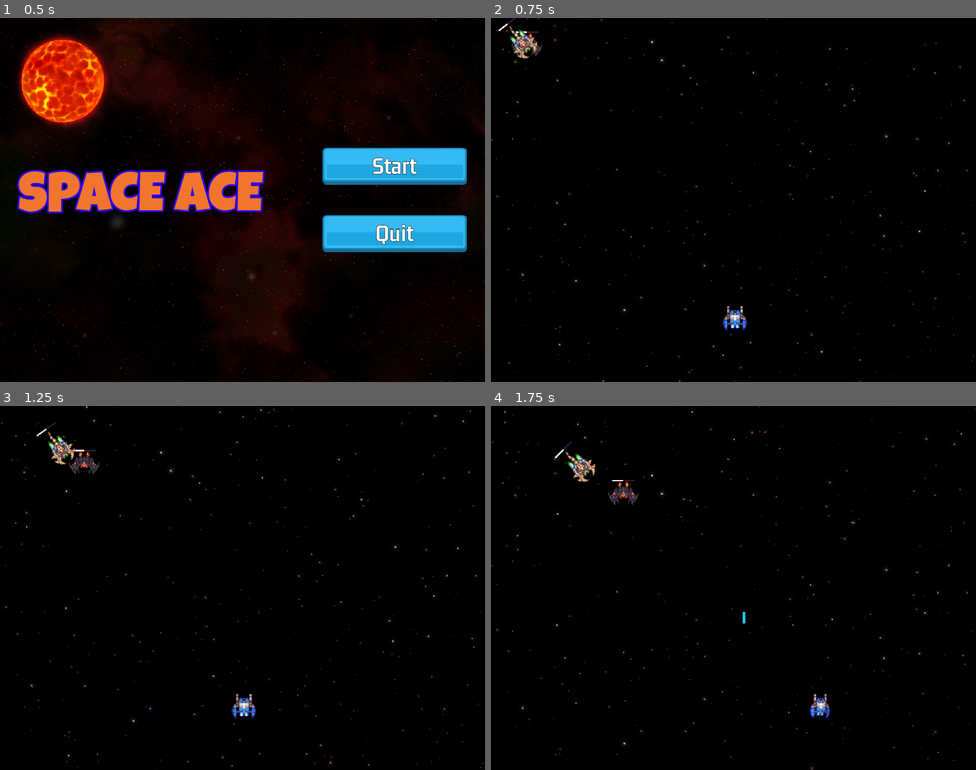
Above: before the commit, frames 1-4 (two rows, left to right).
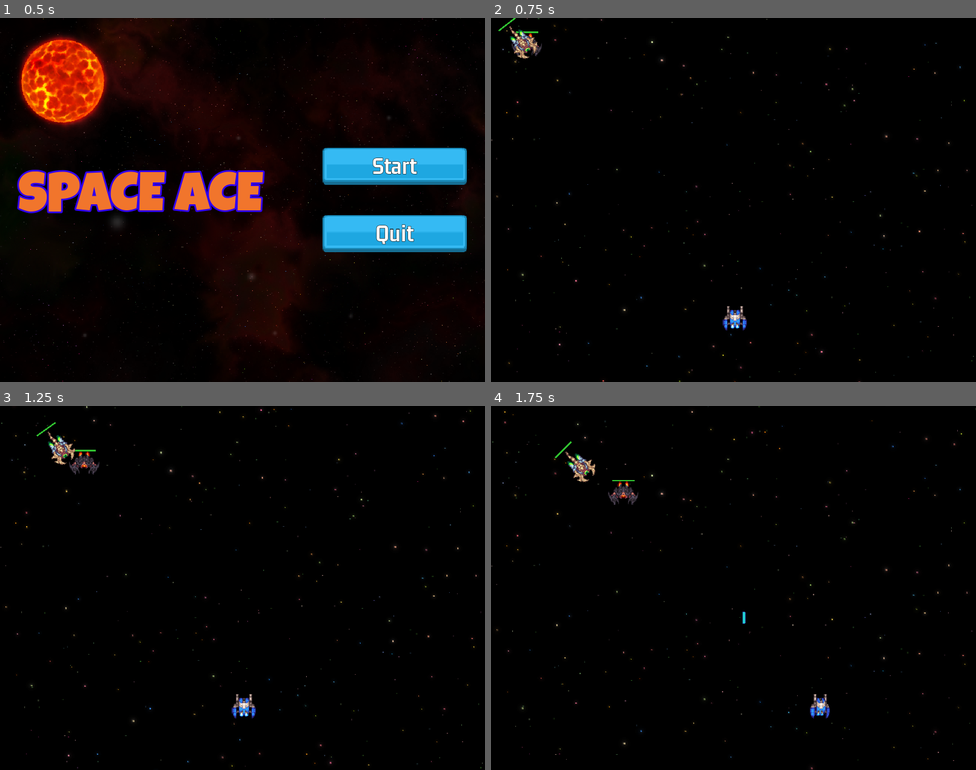
Above: after the commit, the same moments.

Repository: fj0lverkr/space-ace
Game: Godot game, scene res://scenes/main/main.tscn
Same seed, same stepped clock (60 frames per second), same inputs: the game is played once before the commit and once after it. Sound files missing from this copy of the repository are replaced by a short silence.
Inputs (mouse positions are in pixels of both pictures, inside the frame that each line leads up to):
- Up to frame 1 (0.5 s): no input
- Up to frame 2 (0.75 s): click "Start" at 0.5 s
- Up to frame 3 (1.25 s): no input
- Up to frame 4 (1.75 s): move the mouse to (840, 569) at 1.27 s; hold D (right) from 1.28 s (still down); click (840, 569) at 1.35 s

Frame 1 is identical in both runs. In frame 2, less than 0.1% of the frame differs, in the area x 1-10%, y 0-5%; in frame 3, less than 0.1%, in the area x 7-20%, y 4-13%; in frame 4, less than 0.1%.

Commit message:
link healthbar to entity health

Diff:
--- a/assets/classes/utils.gd
+++ /dev/null
@@ -1,5 +0,0 @@
-class_name Utils
-
-static func set_and_start_timer(t: Timer, min_wt: float, max_wt: float) -> void:
-    var wt: float = randf_range(min_wt, max_wt)
-    t.start(wt)
--- /dev/null
+++ b/classes/game_utils.gd
@@ -0,0 +1,9 @@
+class_name GameUtils
+
+static func set_and_start_timer(t: Timer, min_wt: float, max_wt: float) -> void:
+    var wt: float = randf_range(min_wt, max_wt)
+    t.start(wt)
+
+
+static func get_percentage(part: float, whole: float) -> float:
+    return (part / whole) * 100.0
--- a/scenes/enemies/base_enemy.gd
+++ b/scenes/enemies/base_enemy.gd
@@ -18,11 +18,11 @@
 @onready
 var sprite: AnimatedSprite2D = $Sprite
 @onready
-var animation_player: AnimationPlayer = $AnimationPlayer
+var _animation_player: AnimationPlayer = $AnimationPlayer
 @onready
-var timer: Timer = $OutOfTime
+var _laser_timer: Timer = $LaserTimer
 @onready
-var laser_timer: Timer = $LaserTimer
+var _health_bar: HealthBar = $HealthBar
 
 var _health: int
 var _speed: float
@@ -38,6 +38,8 @@
 	_player_ref = _get_player_ref()
 	if not _player_ref:
 		queue_free()
+
+	_health_bar.health = _health
 
 
 func _process(delta: float) -> void:
@@ -56,7 +58,7 @@
 
 
 func _on_out_of_time_timeout() -> void:
-	animation_player.play(Constants.FLICKER)
+	_animation_player.play(Constants.FLICKER)
 
 
 func _on_animation_player_animation_finished(anim_name: StringName) -> void:
@@ -69,8 +71,8 @@
 		var bt: BaseBullet.BulletType = BaseBullet.BulletType.ENEMY_BOMB if bomb else BaseBullet.BulletType.ENEMY
 		SignalBus.on_shoot.emit(bt, dir, speed, gp)
 		_can_shoot = false
-	elif laser_timer.is_stopped():
-		Utils.set_and_start_timer(laser_timer, _laser_timeout.x, _laser_timeout.y)
+	elif _laser_timer.is_stopped():
+		GameUtils.set_and_start_timer(_laser_timer, _laser_timeout.x, _laser_timeout.y)
 
 
 func _on_laser_timer_timeout() -> void:
--- /dev/null
+++ b/scenes/health_bar/health_bar.gd
@@ -0,0 +1,30 @@
+class_name HealthBar
+extends TextureProgressBar
+
+const COLOR_DANGER: Color = Color("#cc0000")
+const COLOR_MIDDLE: Color = Color("#ff9900")
+const COLOR_GOOD: Color = Color("#33cc33")
+
+@export
+var level_low: int = 30
+@export
+var level_med: int = 65
+
+
+var health: int
+
+
+func _ready() -> void:
+    value = health
+    max_value = health
+    _set_color()
+
+
+func _set_color() -> void:
+    var level: float = GameUtils.get_percentage(value, max_value)
+    if level < level_low:
+        tint_progress = COLOR_DANGER
+    elif level < level_med:
+        tint_progress = COLOR_MIDDLE
+    else:
+        tint_progress = COLOR_GOOD
--- a/scenes/health_bar/health_bar.tscn
+++ b/scenes/health_bar/health_bar.tscn
@@ -1,7 +1,8 @@
-[gd_scene load_steps=3 format=3 uid="uid://cixu3em2o0x3p"]
+[gd_scene load_steps=4 format=3 uid="uid://cixu3em2o0x3p"]
 
 [ext_resource type="Texture2D" uid="uid://cc38qqgpc0nbb" path="res://assets/ui/square_shadow.png" id="1_rasdo"]
 [ext_resource type="Texture2D" uid="uid://du588xnk8betr" path="res://assets/ui/progress_ph.png" id="2_nh1gi"]
+[ext_resource type="Script" path="res://scenes/health_bar/health_bar.gd" id="3_hhl3h"]
 
 [node name="HealthBar" type="TextureProgressBar"]
 offset_right = 40.0
@@ -10,3 +11,4 @@
 nine_patch_stretch = true
 texture_under = ExtResource("1_rasdo")
 texture_progress = ExtResource("2_nh1gi")
+script = ExtResource("3_hhl3h")
